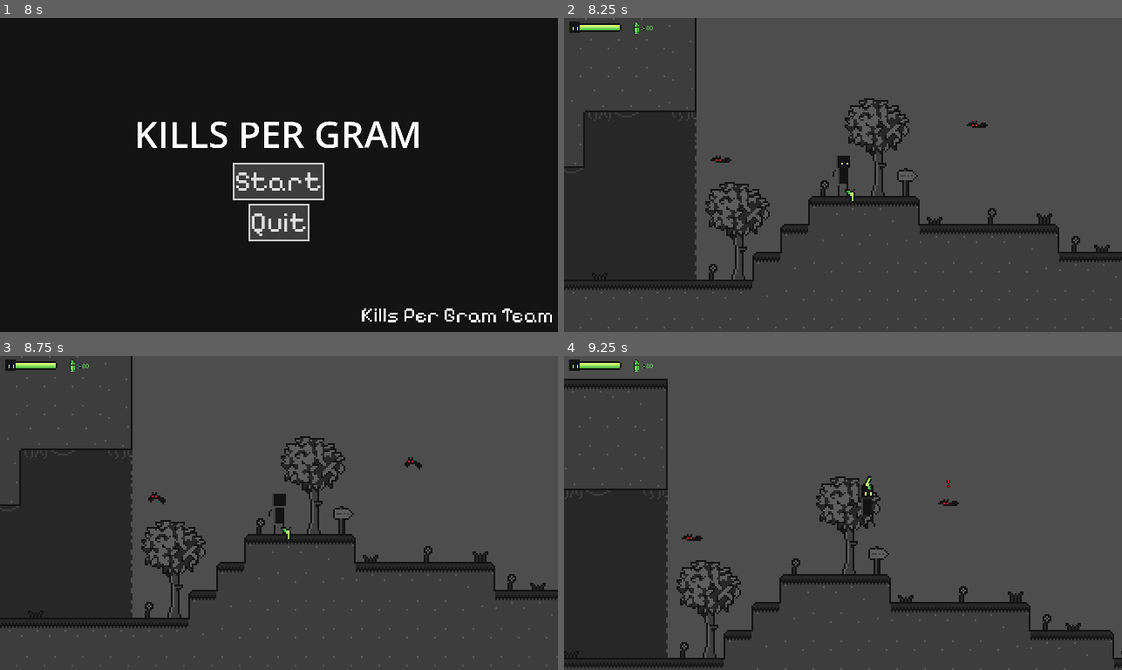
Above: before the commit, frames 1-4 (two rows, left to right).
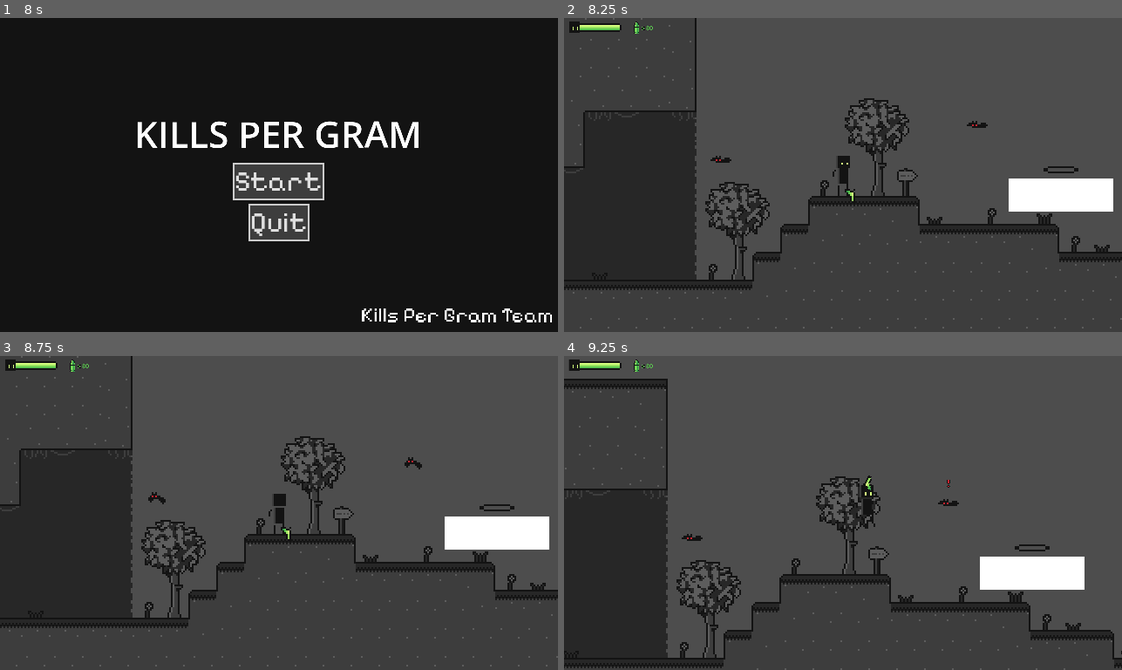
Above: after the commit, the same moments.

Repository: AngelSantiagoPK/KPG
Game: Godot game, scene res://Scenes/Levels/splash_transition.tscn
Same seed, same stepped clock (60 frames per second), same inputs: the game is played once before the commit and once after it.
Inputs (mouse positions are in pixels of both pictures, inside the frame that each line leads up to):
- Up to frame 1 (8 s): tap Enter at 0.5, 2, 4.25 s; move the mouse to (306, 175) at 0.52 s; hold D (move_right) 0.53-2.03 s; click (306, 175) at 0.6 s; tap W (jump) at 0.77, 0.8, 1.07, 1.35, 1.52, 1.82, 2.3, 3.02, 3.32, 3.6, 3.77, 4.07, 4.52, 4.82, 5.3, 5.85, 6.02, 6.32, 6.77, 6.8, 7.07, 7.52, 7.82 s; tap Space at 1.25, 2.75, 5.75 s; move the mouse to (251, 175) at 1.27 s; click (251, 175) at 1.55 s; move the mouse to (290, 168) at 2.02 s; hold A (move_left) 2.03-2.78 s; click (290, 168) at 2.1 s; move the mouse to (273, 181) at 2.77 s; hold D (move_right) 2.78-4.28 s; click (273, 181) at 2.85 s; move the mouse to (323, 178) at 3.52 s; move the mouse to (234, 171) at 4.27 s; hold S (move_down, bound only after the commit) 4.28-5.03 s; click (234, 171) at 4.35 s; move the mouse to (284, 175) at 5.02 s; hold D (move_right) 5.03-5.78 s; click (284, 175) at 5.1 s; move the mouse to (256, 168) at 5.77 s; hold A (move_left) 5.78-7.28 s; click (256, 168) at 6.05 s; move the mouse to (306, 175) at 6.52 s; click (306, 175) at 6.6 s; move the mouse to (251, 175) at 7.27 s; hold D (move_right) from 7.28 s (still down); click (251, 175) at 7.35 s
- Up to frame 2 (8.25 s): release D (move_right) at 8 s; click "Start" at 8 s
- Up to frame 3 (8.75 s): no input
- Up to frame 4 (9.25 s): move the mouse to (898, 443) at 8.77 s; hold D (move_right) from 8.78 s (still down); tap W (jump) at 8.85 s

Frame 1 is identical in both runs. In frame 2, 2.0% of the frame differs, in the area x 79-99%, y 47-62%; in frame 3, 2.0%; in frame 4, 2.0%.

Commit message:
drone controls

Diff:
--- /dev/null
+++ b/Data/Movement Data/Drone Movement Data.tres
@@ -0,0 +1,12 @@
+[gd_resource type="Resource" script_class="MovementData" load_steps=2 format=3 uid="uid://bgvbqrpm86xjx"]
+
+[ext_resource type="Script" path="res://Scripts/Resources/movement_data.gd" id="1_ocghm"]
+
+[resource]
+script = ExtResource("1_ocghm")
+max_speed = 120
+acceleration = 600
+friction = 10
+gravity_scale = 0.0
+jump_strength = 0
+knockback_force = 250
--- /dev/null
+++ b/Data/Stats/Drone_Stats.tres
@@ -0,0 +1,7 @@
+[gd_resource type="Resource" script_class="Stats" load_steps=2 format=3 uid="uid://dyuynlilhpdpr"]
+
+[ext_resource type="Script" path="res://Scripts/Resources/stats.gd" id="1_5qy3l"]
+
+[resource]
+script = ExtResource("1_5qy3l")
+max_health = 10
--- /dev/null
+++ b/Scenes/Characters/drone.tscn
@@ -0,0 +1,111 @@
+[gd_scene load_steps=13 format=3 uid="uid://3vqa0cl8knwk"]
+
+[ext_resource type="PackedScene" uid="uid://bfmjbl00kj2vc" path="res://Scenes/Components/hurtbox.tscn" id="1_5ojqh"]
+[ext_resource type="Script" path="res://Scripts/Characters/Drone/drone.gd" id="1_eohl6"]
+[ext_resource type="Resource" uid="uid://bgvbqrpm86xjx" path="res://Data/Movement Data/Drone Movement Data.tres" id="2_v7eu0"]
+[ext_resource type="Resource" uid="uid://dyuynlilhpdpr" path="res://Data/Stats/Drone_Stats.tres" id="3_jeffn"]
+[ext_resource type="Texture2D" uid="uid://6jebehbxdvj3" path="res://Textures/UI/Bat Health Bar Empty.png" id="5_52e0i"]
+[ext_resource type="Texture2D" uid="uid://e7mb2pjdc27o" path="res://Textures/UI/Bat Health Bar.png" id="6_cuwue"]
+
+[sub_resource type="RectangleShape2D" id="RectangleShape2D_jce5w"]
+size = Vector2(58, 7)
+
+[sub_resource type="Animation" id="Animation_sy7c1"]
+length = 0.001
+tracks/0/type = "value"
+tracks/0/imported = false
+tracks/0/enabled = true
+tracks/0/path = NodePath("Polygon2D:rotation")
+tracks/0/interp = 1
+tracks/0/loop_wrap = true
+tracks/0/keys = {
+"times": PackedFloat32Array(0),
+"transitions": PackedFloat32Array(1),
+"update": 0,
+"values": [0.0]
+}
+
+[sub_resource type="Animation" id="Animation_sc6v8"]
+resource_name = "fly_left"
+length = 0.2
+tracks/0/type = "value"
+tracks/0/imported = false
+tracks/0/enabled = true
+tracks/0/path = NodePath("Polygon2D:rotation")
+tracks/0/interp = 2
+tracks/0/loop_wrap = true
+tracks/0/keys = {
+"times": PackedFloat32Array(0, 0.2),
+"transitions": PackedFloat32Array(1, 1),
+"update": 0,
+"values": [0.0, -0.174533]
+}
+
+[sub_resource type="Animation" id="Animation_yu1nd"]
+resource_name = "fly_right"
+length = 0.2
+tracks/0/type = "value"
+tracks/0/imported = false
+tracks/0/enabled = true
+tracks/0/path = NodePath("Polygon2D:rotation")
+tracks/0/interp = 2
+tracks/0/loop_wrap = true
+tracks/0/keys = {
+"times": PackedFloat32Array(0, 0.2),
+"transitions": PackedFloat32Array(1, 1),
+"update": 0,
+"values": [0.0, 0.174533]
+}
+
+[sub_resource type="AnimationLibrary" id="AnimationLibrary_ygq5k"]
+_data = {
+"RESET": SubResource("Animation_sy7c1"),
+"fly_left": SubResource("Animation_sc6v8"),
+"fly_right": SubResource("Animation_yu1nd")
+}
+
+[sub_resource type="CircleShape2D" id="CircleShape2D_iq44y"]
+radius = 34.0
+
+[node name="Drone" type="CharacterBody2D" groups=["Drone"]]
+script = ExtResource("1_eohl6")
+movement_data = ExtResource("2_v7eu0")
+stats = ExtResource("3_jeffn")
+energy = 200.0
+
+[node name="Polygon2D" type="Polygon2D" parent="."]
+position = Vector2(5.96046e-08, -4)
+offset = Vector2(0.999999, 10.8571)
+polygon = PackedVector2Array(-31, -19, -1.00028, -19, 29, -19, 29, 0, -31, 0)
+
+[node name="CollisionShape2D" type="CollisionShape2D" parent="."]
+position = Vector2(0, -3.5)
+shape = SubResource("RectangleShape2D_jce5w")
+
+[node name="Hurtbox" parent="." instance=ExtResource("1_5ojqh")]
+
+[node name="FlyAnimator" type="AnimationPlayer" parent="."]
+unique_name_in_owner = true
+libraries = {
+"": SubResource("AnimationLibrary_ygq5k")
+}
+
+[node name="ActivationArea" type="Area2D" parent="."]
+collision_layer = 0
+collision_mask = 2
+
+[node name="CollisionShape2D" type="CollisionShape2D" parent="ActivationArea"]
+shape = SubResource("CircleShape2D_iq44y")
+
+[node name="HealthBar" type="TextureProgressBar" parent="."]
+offset_left = -10.0
+offset_top = -19.0
+offset_right = 10.0
+offset_bottom = -15.0
+max_value = 10.0
+value = 10.0
+nine_patch_stretch = true
+texture_under = ExtResource("5_52e0i")
+texture_progress = ExtResource("6_cuwue")
+
+[connection signal="body_entered" from="ActivationArea" to="." method="_on_activation_area_body_entered"]
--- /dev/null
+++ b/Scenes/Components/explosion_area.tscn
@@ -0,0 +1,29 @@
+[gd_scene load_steps=3 format=3 uid="uid://ch5dhq8yrxh0b"]
+
+[ext_resource type="Script" path="res://Scripts/Components/explosion_area.gd" id="1_uhmni"]
+
+[sub_resource type="CircleShape2D" id="CircleShape2D_pqibx"]
+radius = 22.0
+
+[node name="ExplosionArea" type="Area2D"]
+collision_layer = 8
+collision_mask = 0
+script = ExtResource("1_uhmni")
+
+[node name="CollisionShape2D" type="CollisionShape2D" parent="."]
+shape = SubResource("CircleShape2D_pqibx")
+
+[node name="ExplosionParticles" type="CPUParticles2D" parent="."]
+unique_name_in_owner = true
+emitting = false
+amount = 35
+lifetime = 0.7
+one_shot = true
+explosiveness = 1.0
+emission_shape = 2
+emission_sphere_radius = 2.0
+direction = Vector2(-1, 0)
+spread = 180.0
+initial_velocity_max = 373.74
+
+[connection signal="area_entered" from="." to="." method="_on_area_entered"]
--- a/Scenes/Levels/prototype.tscn
+++ b/Scenes/Levels/prototype.tscn
@@ -13,6 +13,7 @@
 [ext_resource type="Texture2D" uid="uid://dh70tt12v5kly" path="res://Textures/Tiles/Cave Ceiling.png" id="6_sne1g"]
 [ext_resource type="Script" path="res://Scripts/Components/Camera2D.gd" id="8_4rwra"]
 [ext_resource type="PackedScene" uid="uid://gjbo06qhflpe" path="res://Scenes/UI/health_bar.tscn" id="10_1b5sh"]
+[ext_resource type="PackedScene" uid="uid://3vqa0cl8knwk" path="res://Scenes/Characters/drone.tscn" id="10_oa8tn"]
 [ext_resource type="FontFile" uid="uid://cdinhkbw5qcbu" path="res://Fonts/PixelifySans-Regular.ttf" id="14_p7fqh"]
 [ext_resource type="Shader" path="res://Shaders/Chromatic Abberation.gdshader" id="15_1wrpn"]
 [ext_resource type="Texture2D" uid="uid://b2y0y38ayncla" path="res://Textures/Props/Checkpoint.png" id="18_jwh8p"]
@@ -968,6 +969,9 @@
 theme_override_styles/normal = SubResource("StyleBoxFlat_6dbr0")
 text = "Main Menu"
 
+[node name="Drone" parent="." instance=ExtResource("10_oa8tn")]
+position = Vector2(209, 114)
+
 [connection signal="body_entered" from="Borders/Border" to="." method="_on_border_body_entered"]
 [connection signal="body_entered" from="Borders/Border2" to="." method="_on_border_body_entered"]
 [connection signal="body_entered" from="Borders/Border3" to="." method="_on_border_body_entered"]
--- a/Scenes/Props/bullet.tscn
+++ b/Scenes/Props/bullet.tscn
@@ -23,20 +23,18 @@
 
 [sub_resource type="ParticleProcessMaterial" id="ParticleProcessMaterial_0ksfr"]
 lifetime_randomness = 1.0
+particle_flag_disable_z = true
 emission_shape = 1
 emission_sphere_radius = 1.0
-particle_flag_disable_z = true
+angle_min = -720.0
+angle_max = 720.0
 direction = Vector3(0, 0, 0)
 spread = 180.0
-gravity = Vector3(0, 0, 0)
 initial_velocity_min = 16.0
 initial_velocity_max = 32.0
 angular_velocity_min = -720.0
 angular_velocity_max = 720.0
-orbit_velocity_min = 0.0
-orbit_velocity_max = 0.0
-angle_min = -720.0
-angle_max = 720.0
+gravity = Vector3(0, 0, 0)
 scale_max = 2.0
 scale_curve = SubResource("CurveTexture_f8exs")
 color = Color(0.870588, 0.980392, 0.647059, 1)
--- /dev/null
+++ b/Scripts/Characters/Drone/drone.gd
@@ -0,0 +1,69 @@
+# Author: PKNinja
+# Date: January 18, 2025
+class_name Drone
+extends CharacterBody2D
+
+# Signals
+signal destroyed
+signal drone_exit
+
+# Variables
+@export var movement_data: MovementData
+@export var stats: Stats
+@export var energy: float = 100.0
+var active: float = false
+
+# Constants
+const EXPLOSION = preload("res://Scenes/Components/explosion_area.tscn")
+
+# References
+@onready var fly_animator: AnimationPlayer = %FlyAnimator
+@onready var health_bar: TextureProgressBar = $HealthBar
+
+# Functions
+func _ready() -> void:
+	health_bar.value = energy
+	health_bar.max_value = energy
+
+func _physics_process(delta: float) -> void:
+	get_input()
+	move_and_slide()
+
+# Get input from thep player
+func get_input():
+	if not active:
+		return
+
+	var input_direction = Input.get_vector("move_left", "move_right", "move_up", "move_down")
+
+	if input_direction != Vector2.ZERO and energy > 0:
+		energy -= 1
+		velocity = velocity.move_toward(input_direction * movement_data.max_speed, movement_data.acceleration)
+		health_bar.value = energy
+	else:
+		add_friction()
+
+	if Input.is_action_just_pressed("shoot"):
+		explode()
+
+	if Input.is_action_just_pressed("exit_drone"):
+		drone_exit.emit()
+		active = false
+
+
+func add_friction() -> void:
+	#TODO: Make the drone slow down when input direction is not being pressed to avoid sliding forever
+	velocity = velocity.move_toward(Vector2.ZERO, movement_data.acceleration)
+
+func explode() -> void:
+	var explosion = EXPLOSION.instantiate()
+	explosion.global_position = self.global_position
+	get_tree().root.add_child(explosion)
+	destroyed.emit()
+	queue_free()
+
+func _on_activation_area_body_entered(body: Node2D) -> void:
+	if body.is_in_group("Player"):
+		if not active:
+			body.active = false
+			active = true
--- a/Scripts/Characters/Player/player.gd
+++ b/Scripts/Characters/Player/player.gd
@@ -5,6 +5,7 @@
 
 @export var movement_data : MovementData
 @export var stats : Stats
+var active: bool = true
 
 #Refrences
 @onready var animator : AnimatedSprite2D = $AnimatedSprite2D
@@ -28,6 +29,9 @@
 
 func _physics_process(delta):
 	apply_gravity(delta)
+
+	if not active:
+		return
 
 	var input_vector = Input.get_axis("move_left","move_right")
 	if input_vector != 0:
--- /dev/null
+++ b/Scripts/Components/explosion_area.gd
@@ -0,0 +1,19 @@
+# Author: AngelSantiagoPK aka PKNinja
+# Date: January 18, 2025
+class_name ExplosionArea
+extends Area2D
+
+@export var damage: int = 10
+var knockback_vector: Vector2 = self.global_position
+
+# REFERENCES
+@onready var explosion_particles: CPUParticles2D = %ExplosionParticles
+
+func _ready() -> void:
+	explode()
+
+func explode() -> void:
+	explosion_particles.restart()
+	explosion_particles.emitting = true
+	await explosion_particles.finished
+	queue_free()
--- a/Scripts/Components/hurtbox.gd
+++ b/Scripts/Components/hurtbox.gd
@@ -9,3 +9,9 @@
 
 	if owner.is_in_group("Player"):
 		owner.knockback(area.knockback_vector)
+
+	if owner.is_in_group("Drone"):
+		#TODO: effect the drone when hit by things
+		if area.is_in_group("Bar"):
+			owner.stats.health -= area.damage
+		pass
--- a/Scripts/Levels/prototype.gd
+++ b/Scripts/Levels/prototype.gd
@@ -7,14 +7,20 @@
 #Refrences
 @onready var main_menu_button : Button = $UI/MainMenu
 @onready var chromatic_abberation : ColorRect = $UI/ChromaticAbberation
+@onready var drone: Drone = $Drone
 
 func _ready():
 	EventManager.player_died.connect(player_died)
 	EventManager.frame_freeze.connect(frame_freeze)
+	drone.drone_exit.connect(drone_exited)
+	drone.destroyed.connect(drone_exited)
 
 func player_died():
 	main_menu_button.visible = true
 	DisplayServer.cursor_set_custom_image(MOUSE, DisplayServer.CURSOR_ARROW, MOUSE_OFFSET)
+
+func drone_exited():
+	get_tree().get_first_node_in_group("Player").active = true
 
 func _on_main_menu_button_up():
 	AudioManager.play_sound(AudioManager.MENU_CLICK)
--- a/project.godot
+++ b/project.godot
@@ -44,6 +44,16 @@
 "events": [Object(InputEventKey,"resource_local_to_scene":false,"resource_name":"","device":-1,"window_id":0,"alt_press …(192 unchanged characters)…
 ]
 }
+move_up={
+"deadzone": 0.5,
+"events": [Object(InputEventKey,"resource_local_to_scene":false,"resource_name":"","device":-1,"window_id":0,"alt_pressed":false,"shift_pressed":false,"ctrl_pressed":false,"meta_pressed":false,"pressed":false,"keycode":0,"physical_keycode":87,"key_label":0,"unicode":119,"location":0,"echo":false,"script":null)
+]
+}
+move_down={
+"deadzone": 0.5,
+"events": [Object(InputEventKey,"resource_local_to_scene":false,"resource_name":"","device":-1,"window_id":0,"alt_pressed":false,"shift_pressed":false,"ctrl_pressed":false,"meta_pressed":false,"pressed":false,"keycode":0,"physical_keycode":83,"key_label":0,"unicode":115,"location":0,"echo":false,"script":null)
+]
+}
 jump={
 "deadzone": 0.5,
 "events": [Object(InputEventKey,"resource_local_to_scene":false,"resource_name":"","device":-1,"window_id":0,"alt_press …(192 unchanged characters)…
@@ -59,6 +69,11 @@
 "events": [Object(InputEventKey,"resource_local_to_scene":false,"resource_name":"","device":-1,"window_id":0,"alt_press …(195 unchanged characters)…
 ]
 }
+exit_drone={
+"deadzone": 0.5,
+"events": [Object(InputEventKey,"resource_local_to_scene":false,"resource_name":"","device":-1,"window_id":0,"alt_pressed":false,"shift_pressed":false,"ctrl_pressed":false,"meta_pressed":false,"pressed":false,"keycode":0,"physical_keycode":69,"key_label":0,"unicode":101,"location":0,"echo":false,"script":null)
+]
+}
 
 [layer_names]
 
Not shown: 1 places in Scenes/Levels/prototype.tscn that only renumber resources
